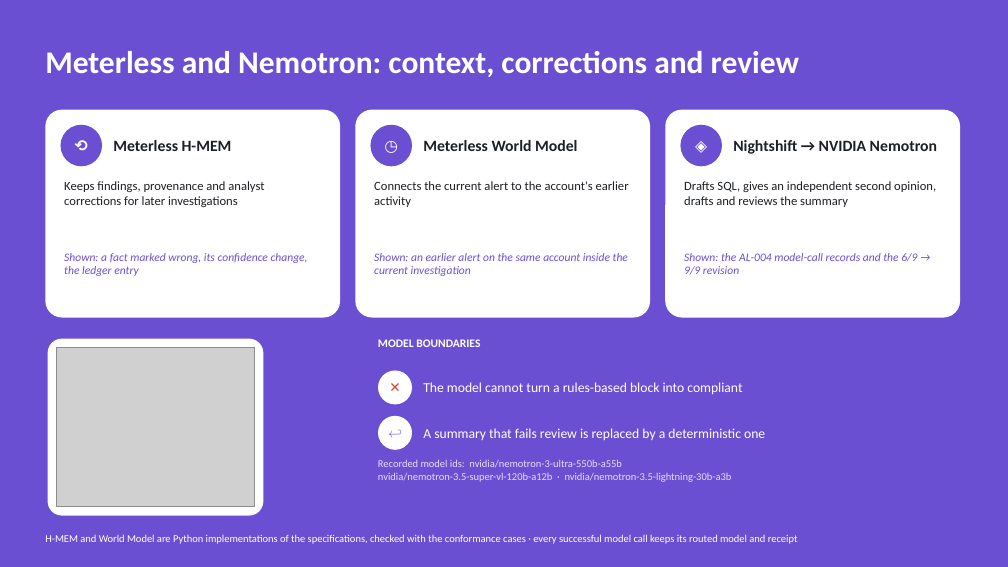
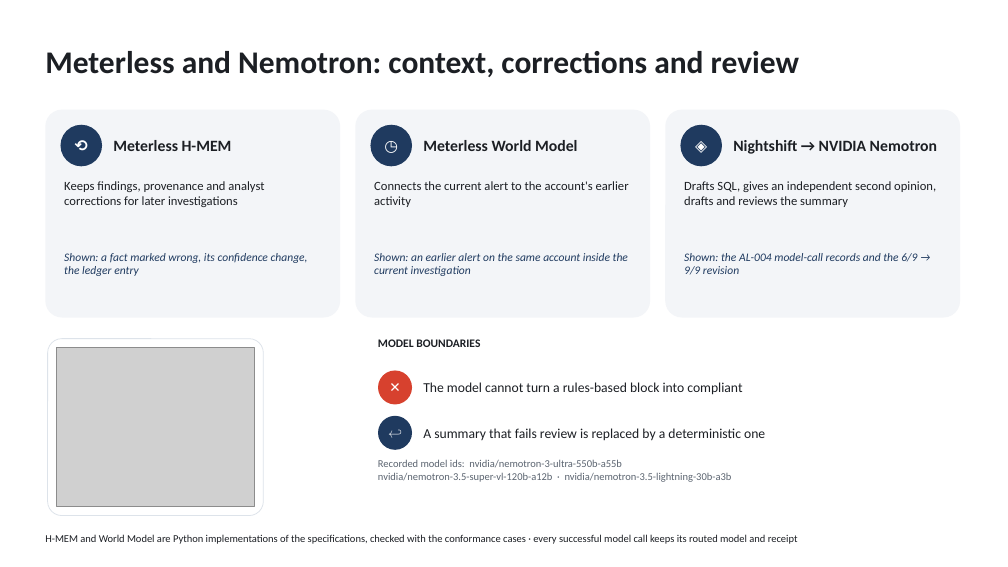
Before and after one commit to Kittywhlxx/ExportWhy, a slide deck: slide 10 of docs/ExportWhy-deck.pptx. Drawn at 1008x567 pixels with LibreOffice and Linux fonts; fonts in the diff are those of the drawing; grey boxes stand for pictures. Boxes give left, top, right and bottom in pixels: in the first picture for what was removed or moved away, otherwise in the second. Text is boxed around its words. In the diff, an @@ line names an element or a change of style, - is before the commit and + after.

```diff
--- a/docs/ExportWhy-deck.pptx
+++ b/docs/ExportWhy-deck.pptx
@@ rectangle removed at [0,0,1008,567] @@
@@ fill #FFFFFF to #F3F5F8 in 3 elements at [45,110,340,318], [355,110,650,318], [665,110,960,318] @@
@@ fill #6B4FD3 to #1F3A5F in 3 elements at [60,125,102,166], [371,125,412,166], [681,125,722,166] @@
@@ text colour #6B4FD3 to #1F3A5F in 3 elements at [64,253,308,276], [374,253,628,276], [684,253,917,274] @@
@@ rounded rectangle at [48,339,263,516]: outline none to #DDE3EA 0.75 pt @@
@@ ellipse "✕" at [378,371,412,405]: text colour #D7412E to #FFFFFF; fill #FFFFFF to #D7412E @@
@@ ellipse "↩" at [378,416,412,450]: text colour #6B4FD3 to #FFFFFF; fill #FFFFFF to #1F3A5F @@
@@ text "Recorded model ids: nvidia/nemotron-3-ultra-550b-a55b" at [378,459,732,482]: text colour #E4DDFA to #5B6470 @@
@@ text colour #FFFFFF to #1C1F24 in 5 elements at [45,51,799,77], [378,339,480,347], [423,382,742,395], [423,428,765,441], [45,534,798,544] @@
```
Also in this commit, not shown: 10 other slides changed.
